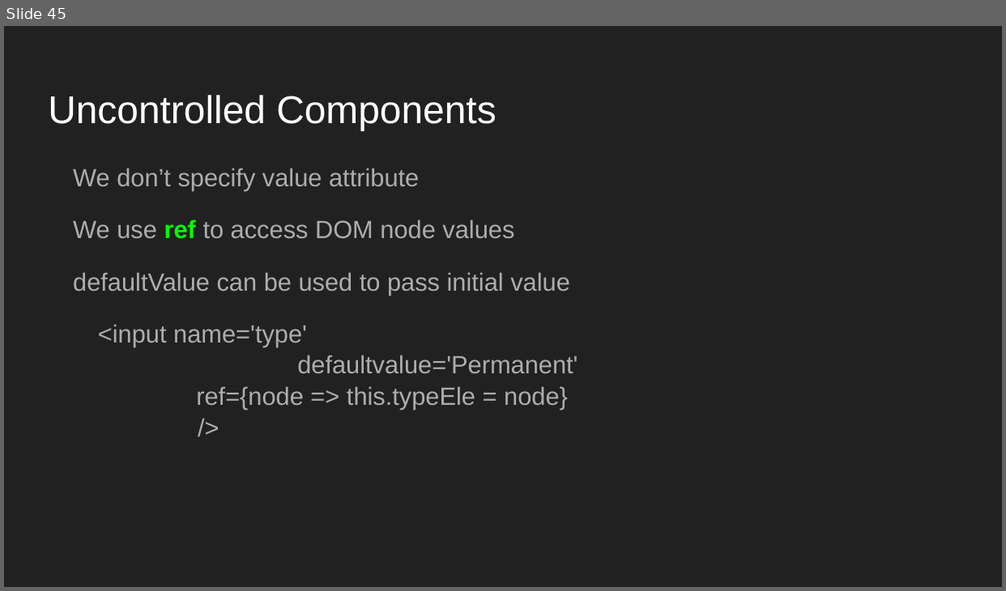
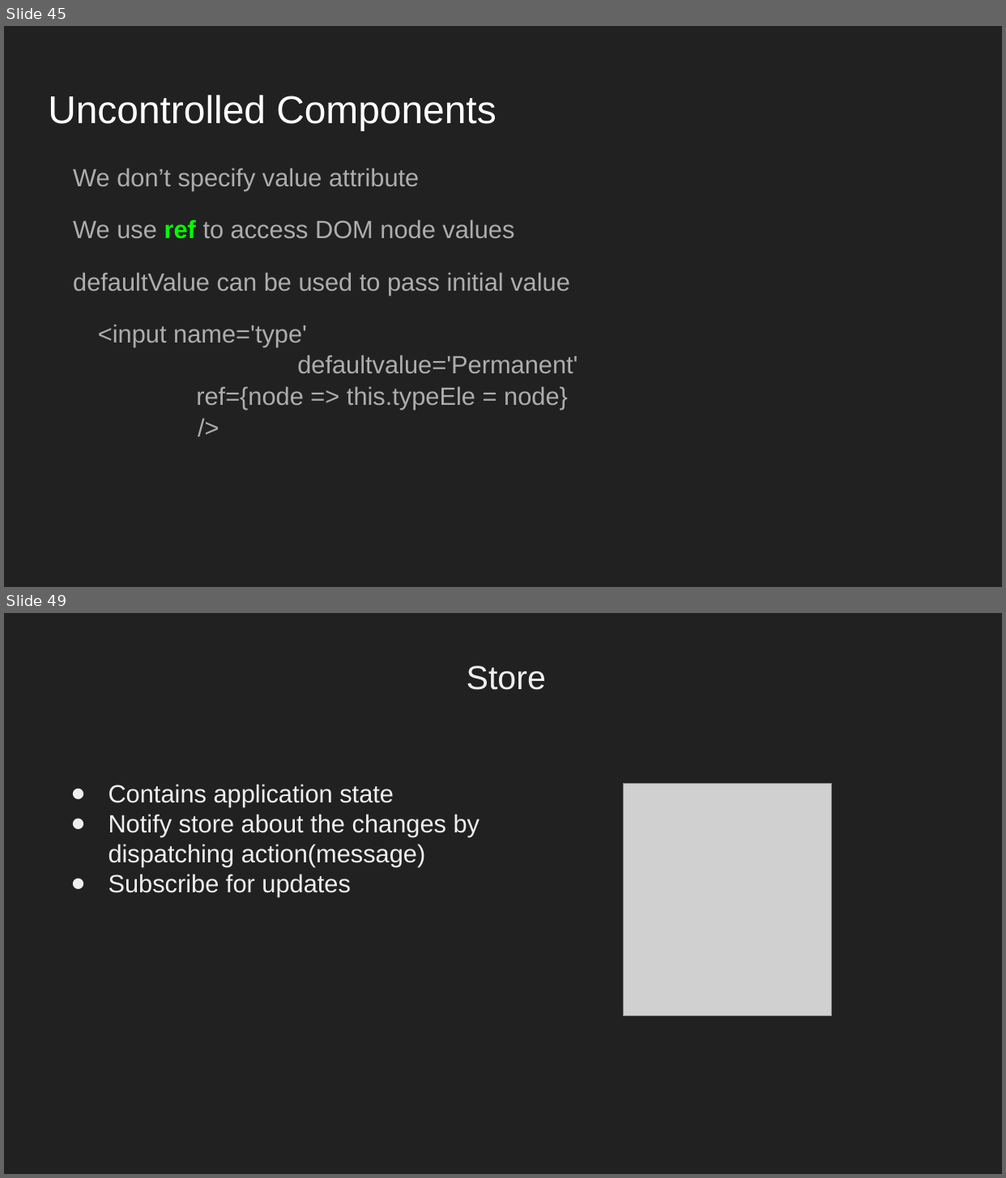
Before and after one commit to Abhay-Joshi-Git/react-redux-sessions-DatafactZ, a slide deck: react-redux.odp. Shown one above the other, each under a label of ours: slide 45 before the commit, slides 45 and 49 after it; the slides between them are not shown. The pictures are 1006x591 and 1006x1178 pixels, drawn with LibreOffice and Linux fonts; fonts in the diff are those of the drawing; grey boxes stand for pictures. Boxes give left, top, right and bottom in pixels: in the first picture for what was removed or moved away, otherwise in the second. Text is boxed around its words. In the diff, an @@ line names an element or a change of style, - is before the commit and + after.

```diff
--- a/react-redux.odp
+++ b/react-redux.odp
@@ slide 49 added at box(4, 613, 1002, 1174), background #212121 @@
@@ text added at box(467, 666, 546, 690), 24 pt, text #EFEFEF @@
+Store
@@ text added at box(108, 784, 480, 897), 18 pt, text #EFEFEF @@
+● Contains application state
+● Notify store about the changes by dispatching action(message)
+● Subscribe for updates
@@ picture added at box(624, 784, 833, 1016) @@
```
Also in this commit, not shown: 23 other slides added.
